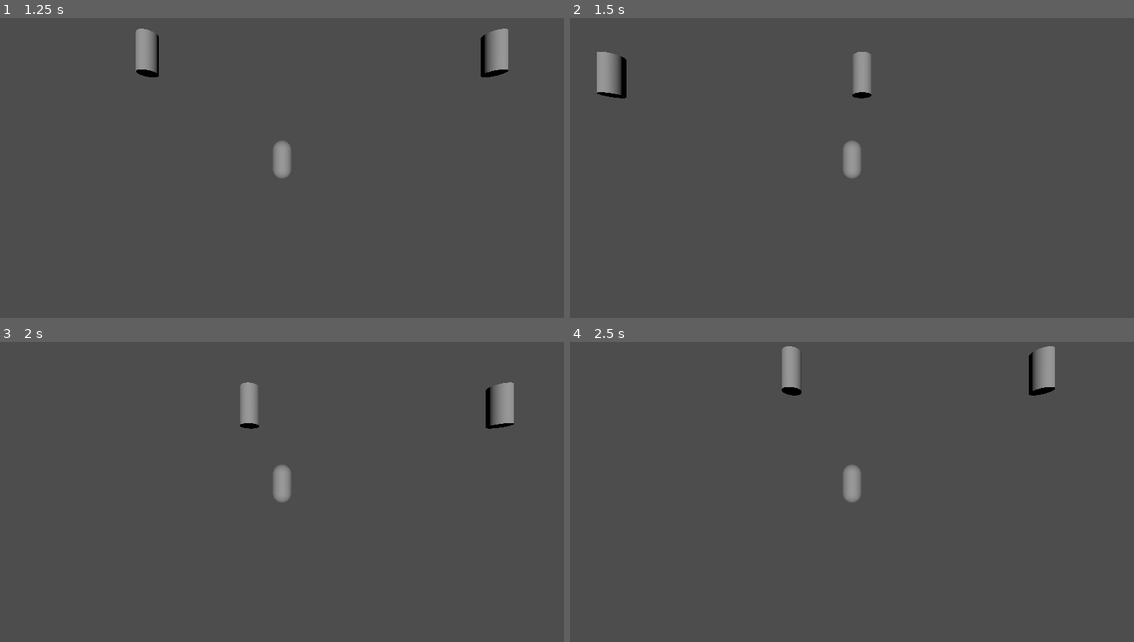
Above: before the commit, frames 1-4 (two rows, left to right).
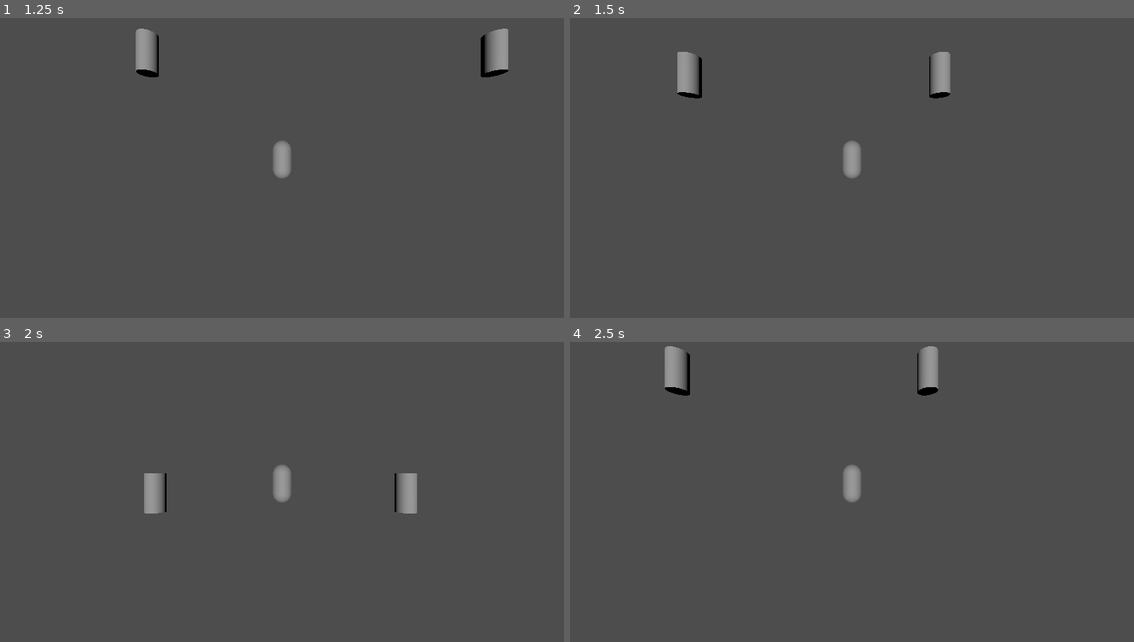
Above: after the commit, the same moments.

Repository: KaratePikachu/jamfestspring2026
Game: Godot game, scene res://test_scene_3d.tscn
Two runs of this game, one before a commit and one after it. Both use one fixed random seed, a clock stepped at 60 frames per second and the inputs below.
Inputs:
- Up to frame 1 (1.25 s): hold Right (move_right) from 0.53 s (still down); hold Shift (rewind) from 0.53 s (still down); tap X (jump) at 0.77, 0.8, 1.07 s
- Up to frame 2 (1.5 s): release Right (move_right) at 1.28 s; release Shift (rewind) at 1.28 s; hold Left (move_left) from 1.28 s (still down); tap X (jump) at 1.35 s
- Up to frame 3 (2 s): keep holding Left (move_left); tap X (jump) at 1.52, 1.82 s; tap Shift (rewind) at 1.55 s
- Up to frame 4 (2.5 s): release Left (move_left) at 2.03 s; hold Right (move_right) from 2.03 s (still down); hold Shift (rewind) from 2.03 s (still down); tap X (jump) at 2.3 s

Frame 1 is identical in both runs. In frame 2, 2.2% of the frame differs, in the area x 4-68%, y 11-27%; in frame 3, 2.0%; in frame 4, 2.2%, in the area x 16-86%, y 1-18%.

Commit message:
Rewind error fix

Diff:
--- a/components/gravity_component.gd
+++ b/components/gravity_component.gd
@@ -29,10 +29,10 @@
 	air_time = jump_start
 
 func on_jump() -> void:
-	print("jump")
+	#print("jump")
 	air_time = jump_start
 	grounded = false
 
 func on_double_jump() -> void:
-	print("djump")
+	#print("djump")
 	air_time = fall_start
--- a/components/rewind_component.gd
+++ b/components/rewind_component.gd
@@ -13,24 +13,34 @@
 func _ready() -> void:
 	assert(rewind_path != null, "Null Rewind Path")
 
-func _input(event: InputEvent) -> void:
-	if event.is_action_pressed("rewind"):
+func process() -> void:
+	if Input.is_action_just_pressed("rewind"):
 		recording = true
 
-	if event.is_action_released("rewind"):
+	if Input.is_action_just_released("rewind"):
 		recording = false
 		if rewind_path.curve.point_count >= 2:
 			var curve : Curve3D = rewind_path.curve
-
-			var launch_dir : Vector3 = curve.get_point_position(1) - curve.get_point_position(0)
-			#print(launch_dir)
+			#gravity_component.on_fall()
+			player.global_position = curve.get_point_position(0)
+			var launch_dir : Vector3 = curve.get_point_position(0) - curve.get_point_position(1)
+			launch_dir = launch_dir.normalized()
+			player.internal_velocity = launch_dir*30
+			print(launch_dir)
 			#launch_dir.z = 0
-			gravity_component.on_fall()
-			player.global_position = curve.get_point_position(0)
-			player.internal_velocity = launch_dir * 300
-			print(player.internal_velocity)
+			#gravity_component.on_fall()
+			#player.global_position = curve.get_point_position(0)
+			#player.internal_velocity = launch_dir * 30
+			#print(player.internal_velocity)
 
 		rewind_path.curve.clear_points()
 
 func record_position() -> void:
-	rewind_path.curve.add_point(player.global_position)
+	var curve : Curve3D = rewind_path.curve
+	var num_points : int = curve.point_count
+	print(num_points)
+
+	var dist : float = player.global_position.distance_squared_to(curve.get_point_position(num_points-1))
+
+	if num_points == 0 or not is_zero_approx(dist):
+		rewind_path.curve.add_point(player.global_position)
--- a/player/player.gd
+++ b/player/player.gd
@@ -27,10 +27,13 @@
 	movement_component.walk()
 	movement_component.decelerate()
 
+	if rewind_component.recording:
+		rewind_component.record_position()
+	rewind_component.process()
+
 	velocity = internal_velocity
-	#print(velocity)
+	print(velocity)
 	move_and_slide()
 
-	if rewind_component.recording:
-		rewind_component.record_position()
+
 	pass
--- a/player/player.tscn
+++ b/player/player.tscn
@@ -56,6 +56,7 @@
 player = NodePath("..")
 gravity_component = NodePath("../GravityComponent")
 movement_component = NodePath("../MovementComponent")
+horizontal_boost_amount = 20.0
 metadata/_custom_type_script = "uid://dpxymuet07e4f"
 
 [node name="MovementComponent" type="Node" parent="." unique_id=1685333201 node_paths=PackedStringArray("player")]
